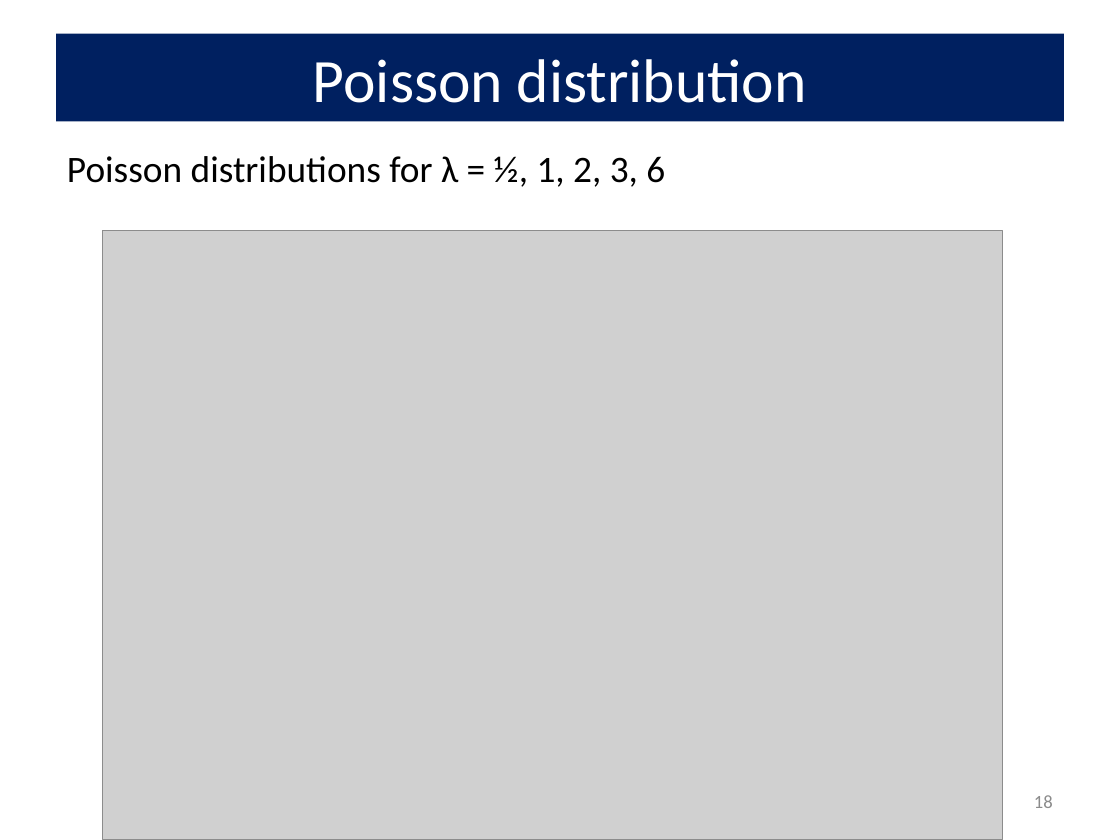
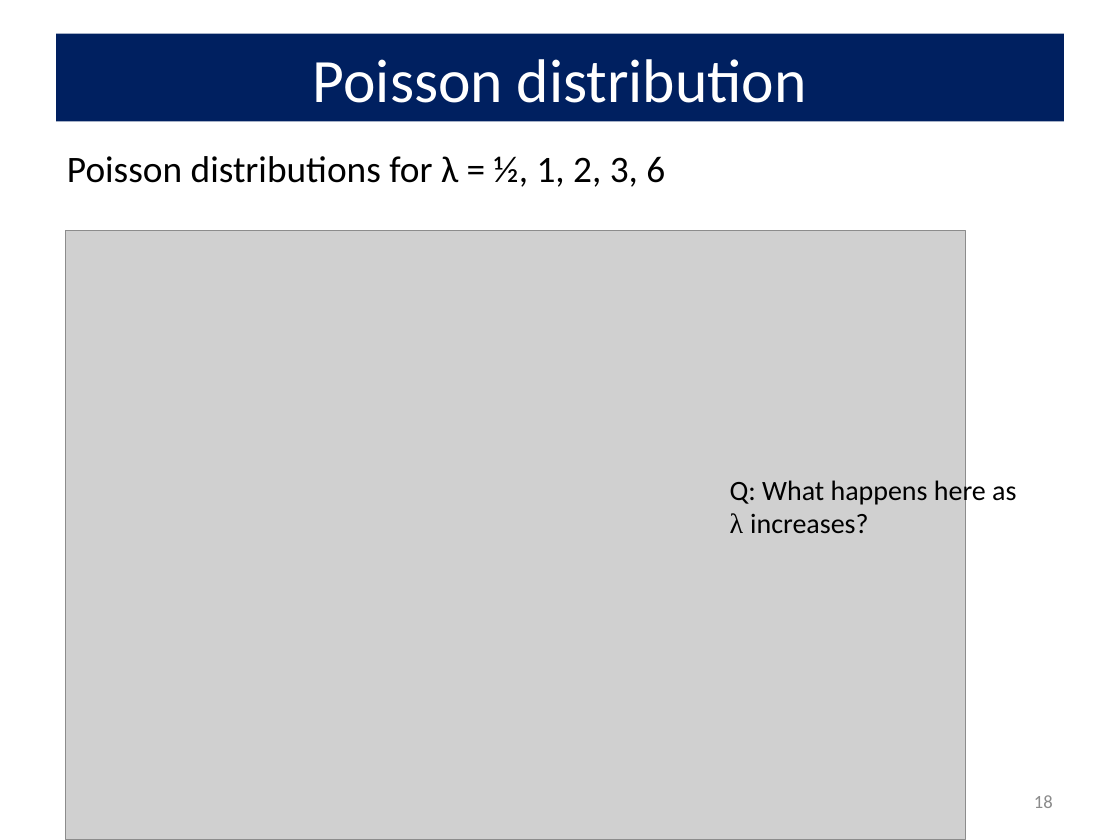
Before and after one commit to friendly/psy6136, a slide deck: slide 18 of docs/lectures/02-Discrete.pptx. Drawn at 1120x840 pixels with LibreOffice and Linux fonts; fonts in the diff are those of the drawing; grey boxes stand for pictures. Boxes give left, top, right and bottom in pixels: in the first picture for what was removed or moved away, otherwise in the second. Text is boxed around its words. In the diff, an @@ line names an element or a change of style, - is before the commit and + after.

```diff
--- a/docs/lectures/02-Discrete.pptx
+++ b/docs/lectures/02-Discrete.pptx
@@ picture: place and size @@
-picture at [103,231,1004,840]
+picture at [65,231,965,840]
@@ text added at [730,477,1016,533], 18 pt, text #000000 @@
+Q: What happens here as λ increases?
```
Also in this commit, not shown: 4 other slides changed, 1 slide added, 16 other files.
